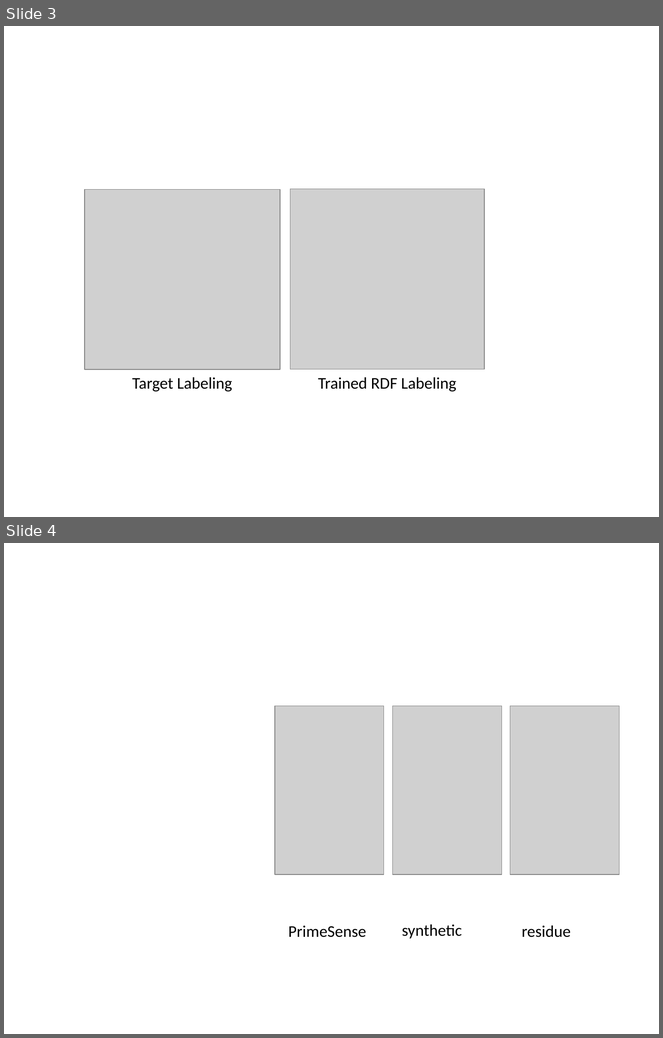
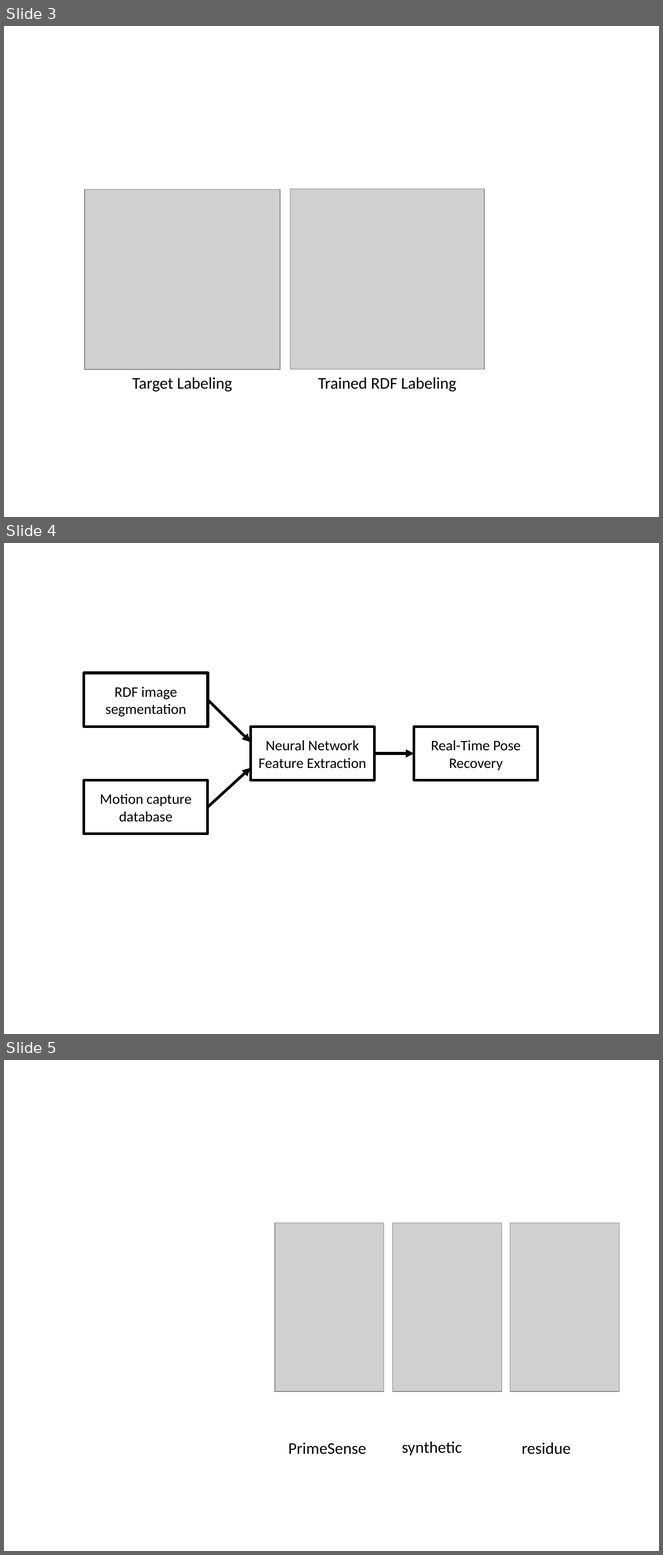
Before and after one commit to jonathantompson/KinectHands, a slide deck: TOG_Paper/figures.pptx. Shown one above the other, each under a label of ours: slides 3 and 4 before the commit, slides 3, 4 and 5 after it. The pictures are 663x1038 and 663x1555 pixels, drawn with LibreOffice and Linux fonts; fonts in the diff are those of the drawing; grey boxes stand for pictures. Boxes give left, top, right and bottom in pixels: in the first picture for what was removed or moved away, otherwise in the second. Text is boxed around its words. In the diff, an @@ line names an element or a change of style, - is before the commit and + after.

```diff
--- a/TOG_Paper/figures.pptx
+++ b/TOG_Paper/figures.pptx
@@ slide 4 added at [4,543,659,1034], background #FFFFFF @@
@@ rectangle added at [84,674,208,727], outline #000000 3 pt, 16 pt, text #000000 @@
+RDF image segmentation
@@ arrow added from (208, 700) to (250, 742), #000000 3 pt @@
@@ rectangle added at [250,727,374,780], outline #000000 3 pt, 16 pt, text #000000 @@
+Neural Network Feature Extraction
@@ rectangle added at [414,727,538,780], outline #000000 3 pt, 16 pt, text #000000 @@
+Real-Time Pose Recovery
@@ arrow added from (374, 753) to (414, 753), #000000 3 pt @@
@@ arrow added from (208, 807) to (250, 768), #000000 3 pt @@
@@ rectangle added at [84,780,208,834], outline #000000 3 pt, 16 pt, text #000000 @@
+Motion capture database
@@ what was slide 4 is now slide 5 @@
```
Also in this commit, not shown: 3 other files.
